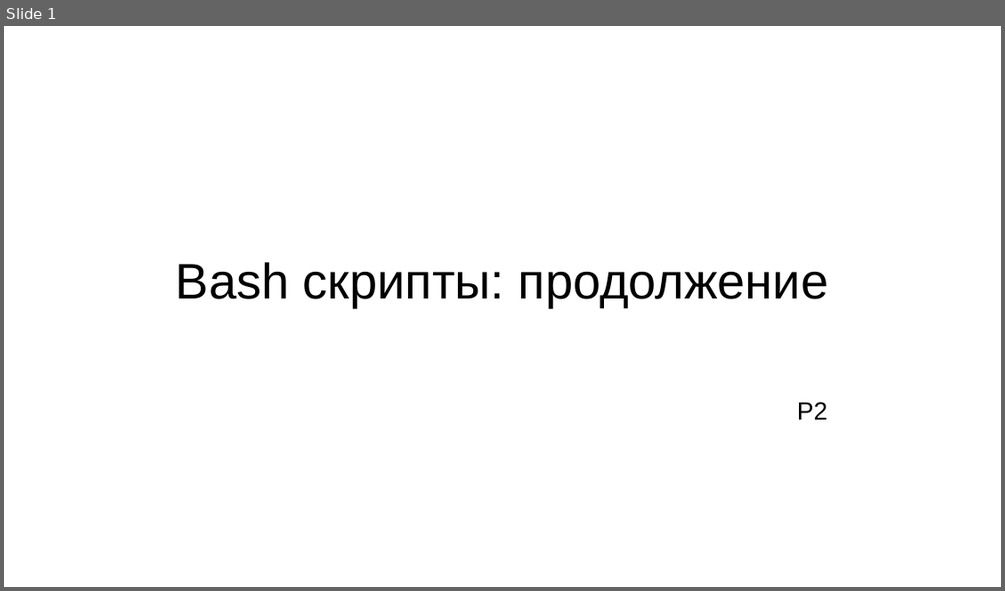
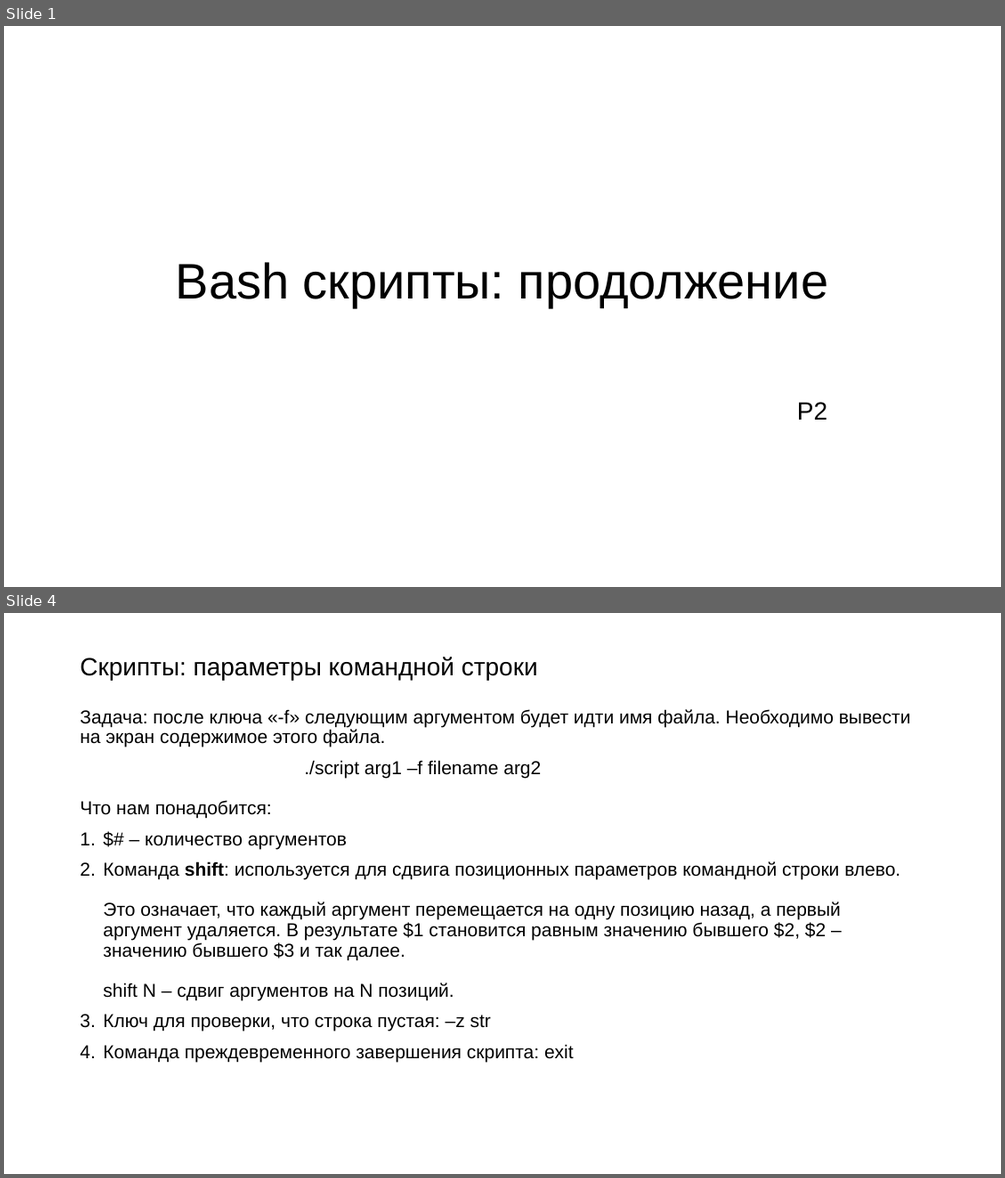
Before and after one commit to Rudeigin/OI, a slide deck: 3 лекция/Баш продолжение.pptx. Shown one above the other, each under a label of ours: slide 1 before the commit, slides 1 and 4 after it; the slides between them are not shown. The pictures are 1005x591 and 1005x1178 pixels, drawn with LibreOffice and Linux fonts; fonts in the diff are those of the drawing. Boxes give left, top, right and bottom in pixels: in the first picture for what was removed or moved away, otherwise in the second. Text is boxed around its words. In the diff, an @@ line names an element or a change of style, - is before the commit and + after.

```diff
--- a/3 лекция/Баш продолжение.pptx
+++ b/3 лекция/Баш продолжение.pptx
@@ slide 4 added at [4,613,1001,1174], background #FFFFFF @@
@@ title added at [80,657,538,681], 24 pt, text #000000 @@
+Скрипты: параметры командной строки
@@ text added at [80,709,911,1062], 18 pt, text #000000 @@
+Задача: после ключа «-f» следующим аргументом будет идти имя файла. Необходимо вывести на экран содержимое этого файла.
+./script arg1 –f filename arg2
+Что нам понадобится:
+1. $# – количество аргументов
+2. Команда shift: используется для сдвига позиционных параметров командной строки влево.
+   Это означает, что каждый аргумент перемещается на одну позицию назад, а первый аргумент удаляется. В результате $1 становится равным значению бывшего $2, $2 – значению бывшего $3 и так далее.
+   shift N – сдвиг аргументов на N позиций.
+3. Ключ для проверки, что строка пустая: –z str
+4. Команда преждевременного завершения скрипта: exit
```
Also in this commit, not shown: 3 other slides added, 1 other file.
